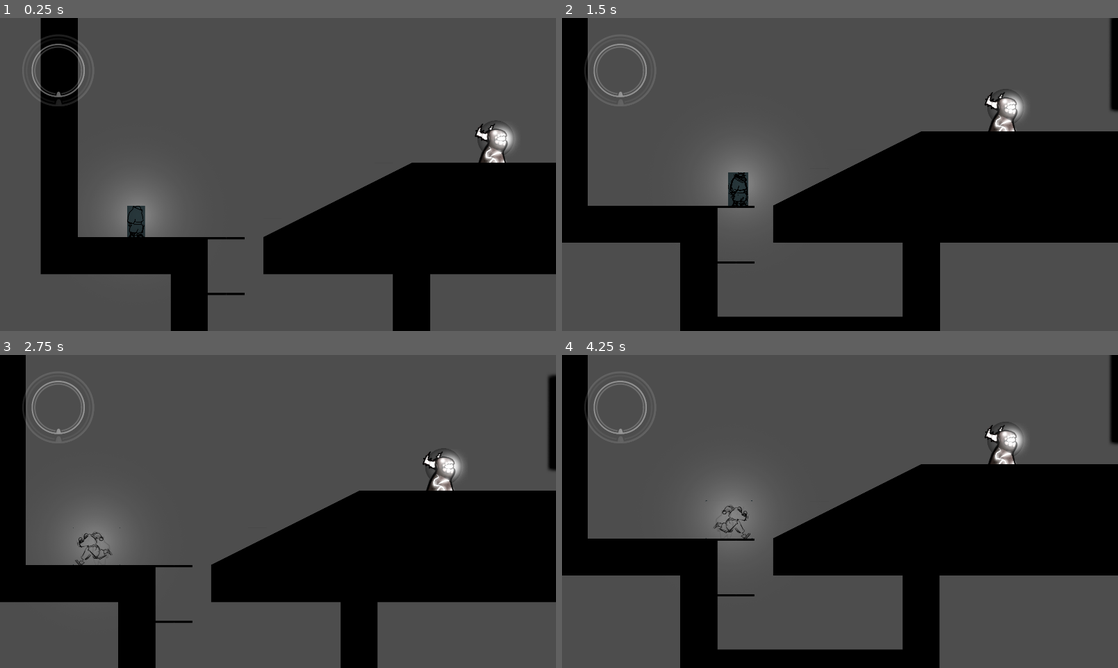
Above: before the commit, frames 1-4 (two rows, left to right).
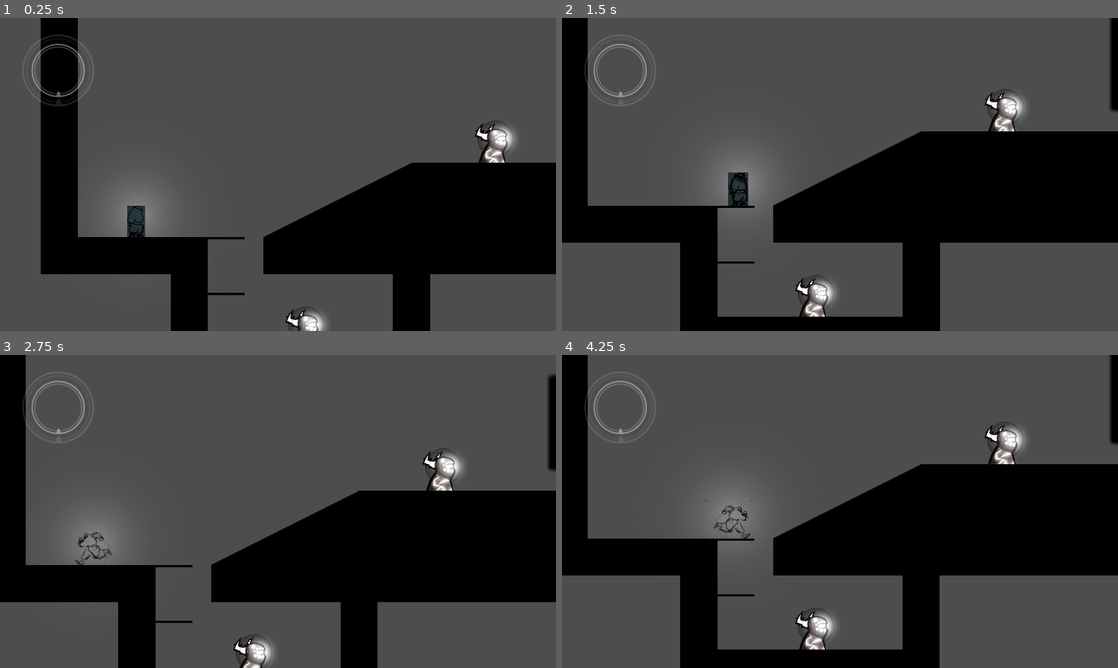
Above: after the commit, the same moments.

Repository: Lukko-Digital/upwell
Game: Godot game, scene res://src/levels/sandbox.tscn
The game is run twice, just before and just after one commit, with the same random seed, the same clock (stepped at 60 frames per second) and the same inputs.
Inputs (mouse positions are in pixels of both pictures, inside the frame that each line leads up to):
- Up to frame 1 (0.25 s): no input
- Up to frame 2 (1.5 s): move the mouse to (962, 158) at 0.52 s; hold D (right) 0.53-1.25 s; hold E (interact) 0.53-1.25 s; click (962, 158) at 0.67 s; tap Space (jump) at 0.77 s; drag from (728, 190) to (623, 318) at 1.27 s
- Up to frame 3 (2.75 s): move the mouse to (333, 442) at 2.02 s; press the mouse at (333, 442) at 2.03 s; hold A (left) from 2.03 s (still down)
- Up to frame 4 (4.25 s): release A (left) at 2.75 s; release the mouse at (895, 442) at 2.75 s; drag from (812, 574) to (656, 545) at 2.77 s; move the mouse to (1006, 558) at 3.52 s; hold D (right) from 3.53 s (still down); hold Shift (orbit) from 3.53 s (still down); tap Space (jump) at 3.77 s

The runs differ from the first frame. In frame 1, 0.4% of the frame differs, in the area x 51-59%, y 92-100%; in frame 2, 0.6%; in frame 3, 0.5%; in frame 4, 0.6%, in the area x 42-50%, y 80-95%.

Commit message:
powered point focus

Diff:
--- /dev/null
+++ b/src/level_elements/camera/powered_point_focus.gd
@@ -0,0 +1,32 @@
+@tool
+extends PoweredObjected
+## Allow a [CameraPointFocus] to be powered on and off. By default, power on
+## will enable the point focus, and power off will disable it.
+class_name PoweredPointFocus
+
+var point_focus: CameraPointFocus
+
+func _ready() -> void:
+    point_focus = get_point_focus()
+    assert(point_focus != null, name + " missing CameraPointFocus child.")
+    super()
+
+func power_on():
+    point_focus.set_deferred("monitoring", true)
+
+func power_off():
+    point_focus.set_deferred("monitoring", false)
+
+func get_point_focus():
+    for child in get_children():
+        if child is CameraPointFocus:
+            return child
+    return null
+
+func _get_configuration_warnings() -> PackedStringArray:
+    var warnings = []
+
+    if get_point_focus() == null:
+        warnings.append("Missing CameraPointFocus child.")
+
+    return warnings
--- a/src/levels/sandbox.tscn
+++ b/src/levels/sandbox.tscn
@@ -10,6 +10,7 @@
 [ext_resource type="Script" path="res://src/level_elements/camera/powered_limit_setter.gd" id="8_xa2b3"]
 [ext_resource type="Script" path="res://src/level_elements/camera/camera_track.gd" id="8_y82k3"]
 [ext_resource type="PackedScene" uid="uid://cer8t0kfpov7b" path="res://src/level_elements/holder/clicker_holder.tscn" id="10_ogth4"]
+[ext_resource type="Script" path="res://src/level_elements/camera/powered_point_focus.gd" id="11_t14rj"]
 
 [sub_resource type="SegmentShape2D" id="SegmentShape2D_4ko8k"]
 a = Vector2(-568, -40)
@@ -62,18 +63,6 @@
 position = Vector2(2892, -984)
 screen = ExtResource("7_fstat")
 
-[node name="CameraPointFocus" type="Area2D" parent="."]
-collision_layer = 0
-collision_mask = 2
-script = ExtResource("8_irl7a")
-
-[node name="CollisionShape2D" type="CollisionShape2D" parent="CameraPointFocus"]
-position = Vector2(250.5, 455.5)
-shape = SubResource("RectangleShape2D_5vmkq")
-
-[node name="Marker2D" type="Marker2D" parent="CameraPointFocus"]
-position = Vector2(302, 566)
-
 [node name="PoweredLimitSetter" type="Node2D" parent="." node_paths=PackedStringArray("power_holder")]
 script = ExtResource("8_xa2b3")
 power_holder = NodePath("../ClickerHolder")
@@ -88,3 +77,22 @@
 
 [node name="ClickerHolder" parent="." instance=ExtResource("10_ogth4")]
 position = Vector2(1606, -579)
+
+[node name="PoweredPointFocus" type="Node2D" parent="." node_paths=PackedStringArray("power_holder")]
+script = ExtResource("11_t14rj")
+power_holder = NodePath("../ClickerHolder2")
+
+[node name="CameraPointFocus" type="Area2D" parent="PoweredPointFocus"]
+collision_layer = 0
+collision_mask = 2
+script = ExtResource("8_irl7a")
+
+[node name="CollisionShape2D" type="CollisionShape2D" parent="PoweredPointFocus/CameraPointFocus"]
+position = Vector2(250.5, 455.5)
+shape = SubResource("RectangleShape2D_5vmkq")
+
+[node name="Marker2D" type="Marker2D" parent="PoweredPointFocus/CameraPointFocus"]
+position = Vector2(302, 566)
+
+[node name="ClickerHolder2" parent="." instance=ExtResource("10_ogth4")]
+position = Vector2(298, 705)
Not shown: 1 places in src/levels/sandbox.tscn that only renumber resources
